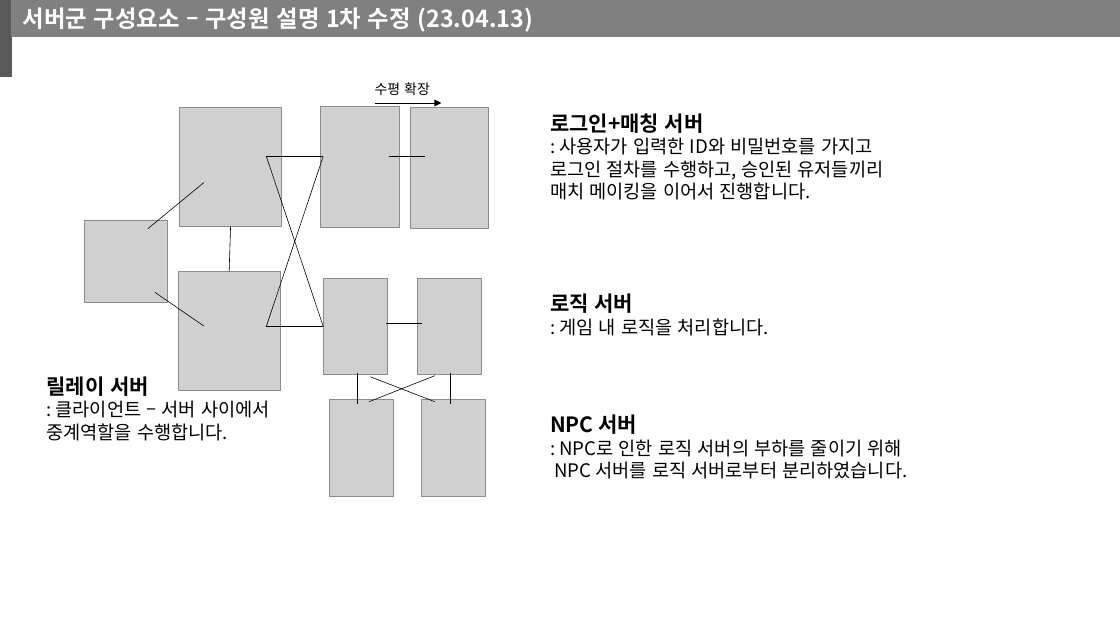
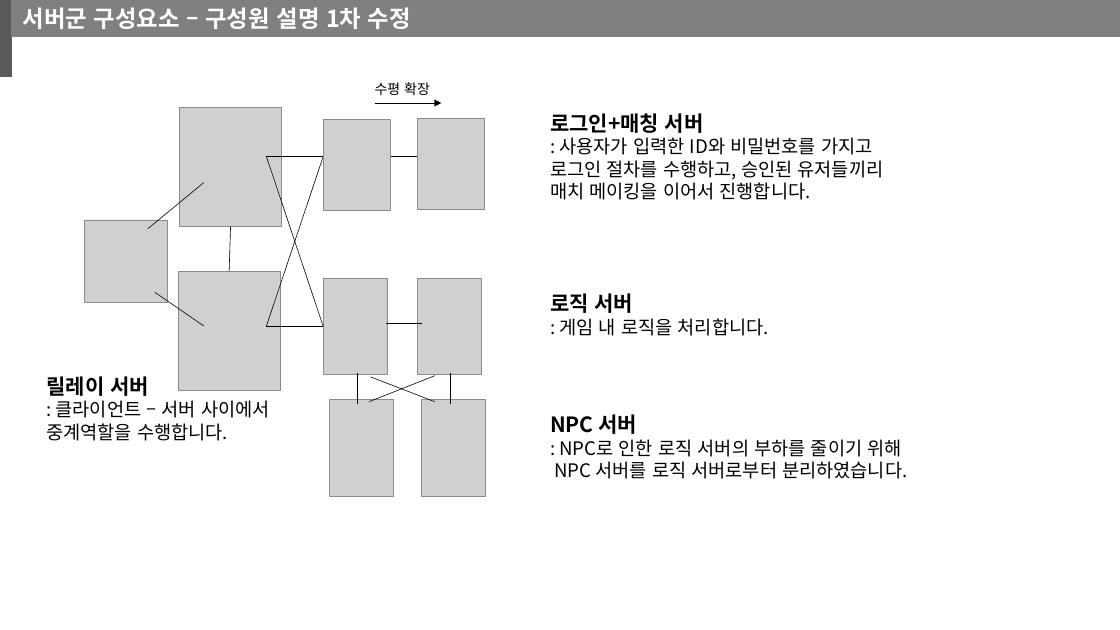
Before and after one commit to kiption/XD, a slide deck: slide 7 of 졸작_기획/서버이중화 설계.pptx. Drawn at 1120x630 pixels with LibreOffice and Linux fonts; fonts in the diff are those of the drawing; grey boxes stand for pictures. Boxes give left, top, right and bottom in pixels: in the first picture for what was removed or moved away, otherwise in the second. Text is boxed around its words. In the diff, an @@ line names an element or a change of style, - is before the commit and + after.

```diff
--- a/졸작_기획/서버이중화 설계.pptx
+++ b/졸작_기획/서버이중화 설계.pptx
@@ text in rectangle at (23, 7, 411, 29): text changed @@
-서버군 구성요소 – 구성원 설명 1차 수정 (23.04.13)
+서버군 구성요소 – 구성원 설명 1차 수정
@@ picture: place and size @@
-picture at (321, 107, 400, 228)
+picture at (324, 119, 391, 210)
@@ picture: place and size @@
-picture at (410, 108, 489, 229)
+picture at (418, 118, 484, 209)
```
Also in this commit, not shown: 1 slide added, 1 other file.
